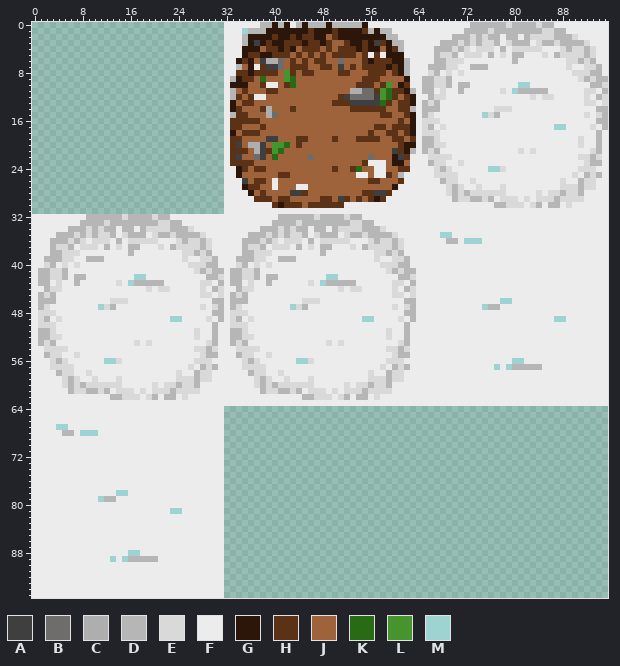
Two states of a sprite sheet, assets/images/DirtTiles.png. The picture above is the old version.
The file is 192x192 pixels, drawn in blocks of 2x2; one block is one cell here.
Palette (. is transparent): A #403f3f  B #6f6c6c  C #aeaeae  D #b6b6b6  E #d9d9d9  F #ececec  G #2b1609  H #5c3216  J #9f633b  K #296b15  L #46942e  M #9dd4d1
Now the later version:
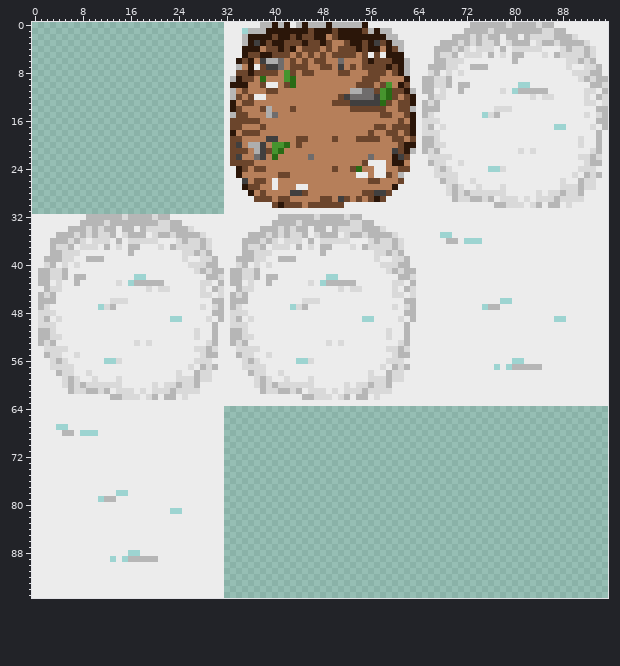
From old to new:
colour H: #5c3216 -> #6b452c
colour J: #9f633b -> #b67f5a
